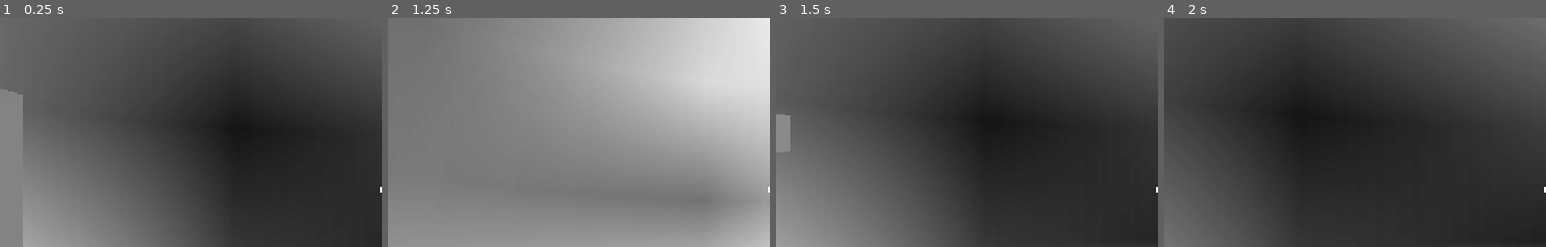
Above: before the commit, frames 1-4 (left to right).
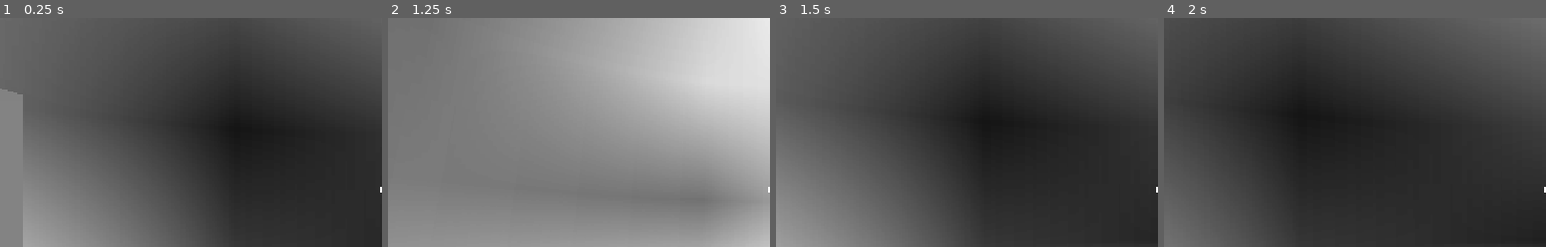
Above: after the commit, the same moments.

Repository: homexhome/Ludum2025
Game: Godot game, scene res://scenes/tiles/level.tscn
The game is run twice, just before and just after one commit, with the same random seed, the same clock (stepped at 60 frames per second) and the same inputs.
Inputs (mouse positions are % of the whole screen's width and height, from its top left):
- Up to frame 1 (0.25 s): no input
- Up to frame 2 (1.25 s): tap Enter (ui_accept) at 0.5, 0.77 s; move the mouse to (72, 45) at 0.52 s; press the mouse at (72, 45) at 0.53 s; hold D (right) from 0.53 s (still down)
- Up to frame 3 (1.5 s): move the mouse to (45, 50) at 1.27 s; release D (right) at 1.28 s; release the mouse at (45, 50) at 1.28 s; hold W (forward) from 1.28 s (still down); click (45, 50) at 1.35 s
- Up to frame 4 (2 s): keep holding W (forward); tap Enter (ui_accept) at 1.52 s
The pictures show only the part of the screen within x 0-50%, y 12-62%; the shares and areas given below are measured in that part.

Frames 1-2 are identical in both runs. In frame 3, 0.6% of the frame differs, in the area x 0-4%, y 42-59%; in frame 4, nothing differs.
Error before the commit: Cannot call method 'get_children' on a null value. (res://assets/test_assets/visibility_range.gd:6)

Commit message:
level update

Diff:
--- a/scenes/tiles/1x2_cube.tscn
+++ b/scenes/tiles/1x2_cube.tscn
@@ -6,7 +6,7 @@
 
 [sub_resource type="BoxShape3D" id="BoxShape3D_8dc3d"]
 
-[node name="Node3D" type="Node3D"]
+[node name="1x2" type="Node3D"]
 script = ExtResource("1_xivml")
 
 [node name="Visuals" type="Node3D" parent="."]
--- a/scenes/tiles/2x1_cube.tscn
+++ b/scenes/tiles/2x1_cube.tscn
@@ -6,14 +6,18 @@
 
 [sub_resource type="BoxShape3D" id="BoxShape3D_8dc3d"]
 
-[node name="Node3D" type="Node3D"]
+[node name="2x1" type="Node3D"]
+script = ExtResource("1_u1tqc")
 
-[node name="Node3D2" type="MeshInstance3D" parent="."]
+[node name="Visuals" type="Node3D" parent="."]
+
+[node name="Node3D2" type="MeshInstance3D" parent="Visuals"]
 transform = Transform3D(2, 0, 0, 0, 1, 0, 0, 0, 2, 0, 0, 0)
 mesh = SubResource("BoxMesh_w6m7d")
-script = ExtResource("1_u1tqc")
+skeleton = NodePath("../..")
 
-[node name="StaticBody3D" type="StaticBody3D" parent="Node3D2"]
+[node name="StaticBody3D" type="StaticBody3D" parent="."]
+transform = Transform3D(2, 0, 0, 0, 1, 0, 0, 0, 2, 0, 0, 0)
 
-[node name="CollisionShape3D" type="CollisionShape3D" parent="Node3D2/StaticBody3D"]
+[node name="CollisionShape3D" type="CollisionShape3D" parent="StaticBody3D"]
 shape = SubResource("BoxShape3D_8dc3d")
--- a/scenes/tiles/2x2_cube.tscn
+++ b/scenes/tiles/2x2_cube.tscn
@@ -6,7 +6,7 @@
 
 [sub_resource type="BoxShape3D" id="BoxShape3D_8dc3d"]
 
-[node name="Node3D" type="Node3D"]
+[node name="2x2" type="Node3D"]
 script = ExtResource("1_w6m7d")
 
 [node name="Visuals" type="Node3D" parent="."]
--- a/scenes/tiles/level.tscn
+++ b/scenes/tiles/level.tscn
@@ -10,8 +10,6 @@
 [ext_resource type="PackedScene" uid="uid://co838gh6flxfb" path="res://scenes/tiles/preset_plane_2.tscn" id="8_0qvti"]
 [ext_resource type="PackedScene" uid="uid://sf8g0dibgt2u" path="res://scenes/tiles/preset_plane_1.tscn" id="9_yftik"]
 [ext_resource type="PackedScene" uid="uid://g6a5mrdyi28b" path="res://scenes/tiles/preset_ladder_1.tscn" id="10_0qvti"]
-[ext_resource type="PackedScene" uid="uid://py2al4eiexuh" path="res://scenes/tiles/Preset_tree.tscn" id="10_dciv5"]
-[ext_resource type="PackedScene" uid="uid://cq7cry20hp8aj" path="res://scenes/tiles/Preset_stone.tscn" id="12_6rycw"]
 
 [sub_resource type="Gradient" id="Gradient_c57a8"]
 
@@ -148,29 +146,8 @@
 [node name="Enemy3" parent="Visuals" instance=ExtResource("4_c57a8")]
 transform = Transform3D(1, 0, 0, 0, 1, 0, 0, 0, 1, -28, 2, -9)
 
-[node name="Node3D3" parent="Visuals" instance=ExtResource("10_dciv5")]
-transform = Transform3D(1, 0, 0, 0, 1, 0, 0, 0, 1, -26, 2, -9)
-
-[node name="Node3D4" parent="Visuals" instance=ExtResource("10_dciv5")]
-transform = Transform3D(0.766044, 0, 0.642788, 0, 1, 0, -0.642788, 0, 0.766044, -31, 2, -5)
-
-[node name="Node3D5" parent="Visuals" instance=ExtResource("10_dciv5")]
-transform = Transform3D(0.707107, 0, 0.707107, 0, 1, 0, -0.707107, 0, 0.707107, -38, 2, -9)
-
-[node name="Node3D6" parent="Visuals" instance=ExtResource("10_dciv5")]
-transform = Transform3D(0.965926, 0, 0.258819, 0, 1, 0, -0.258819, 0, 0.965926, -35, 2, -9)
-
-[node name="Node3D7" parent="Visuals" instance=ExtResource("10_dciv5")]
-transform = Transform3D(0.965926, 0, -0.258819, 0, 1, 0, 0.258819, 0, 0.965926, -40.9, 2, -9)
-
 [node name="PresetPlane21" parent="Visuals" instance=ExtResource("10_0qvti")]
 transform = Transform3D(-1, 0, 8.74228e-08, 0, 1, 0, -8.74228e-08, 0, -1, -46, 3, 2)
-
-[node name="Node3D8" parent="Visuals" instance=ExtResource("12_6rycw")]
-transform = Transform3D(1, 0, 0, 0, 1, 0, 0, 0, 1, -38, 2, -1)
-
-[node name="Node3D9" parent="Visuals" instance=ExtResource("12_6rycw")]
-transform = Transform3D(-0.866025, 0, 0.5, 0, 1, 0, -0.5, 0, -0.866025, -31, 2, -1.2)
 
 [node name="WorldEnvironment" type="WorldEnvironment" parent="."]
 environment = SubResource("Environment_c57a8")
Not shown: 1 places in scenes/tiles/2x1_cube.tscn that only renumber resources
Not shown: 1 places in scenes/tiles/level.tscn that only renumber resources
